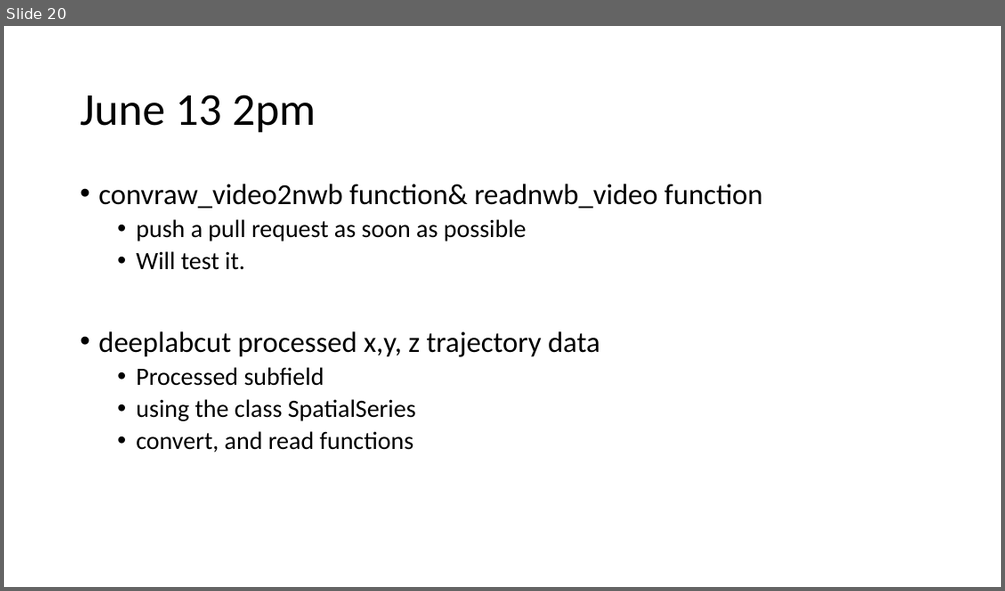
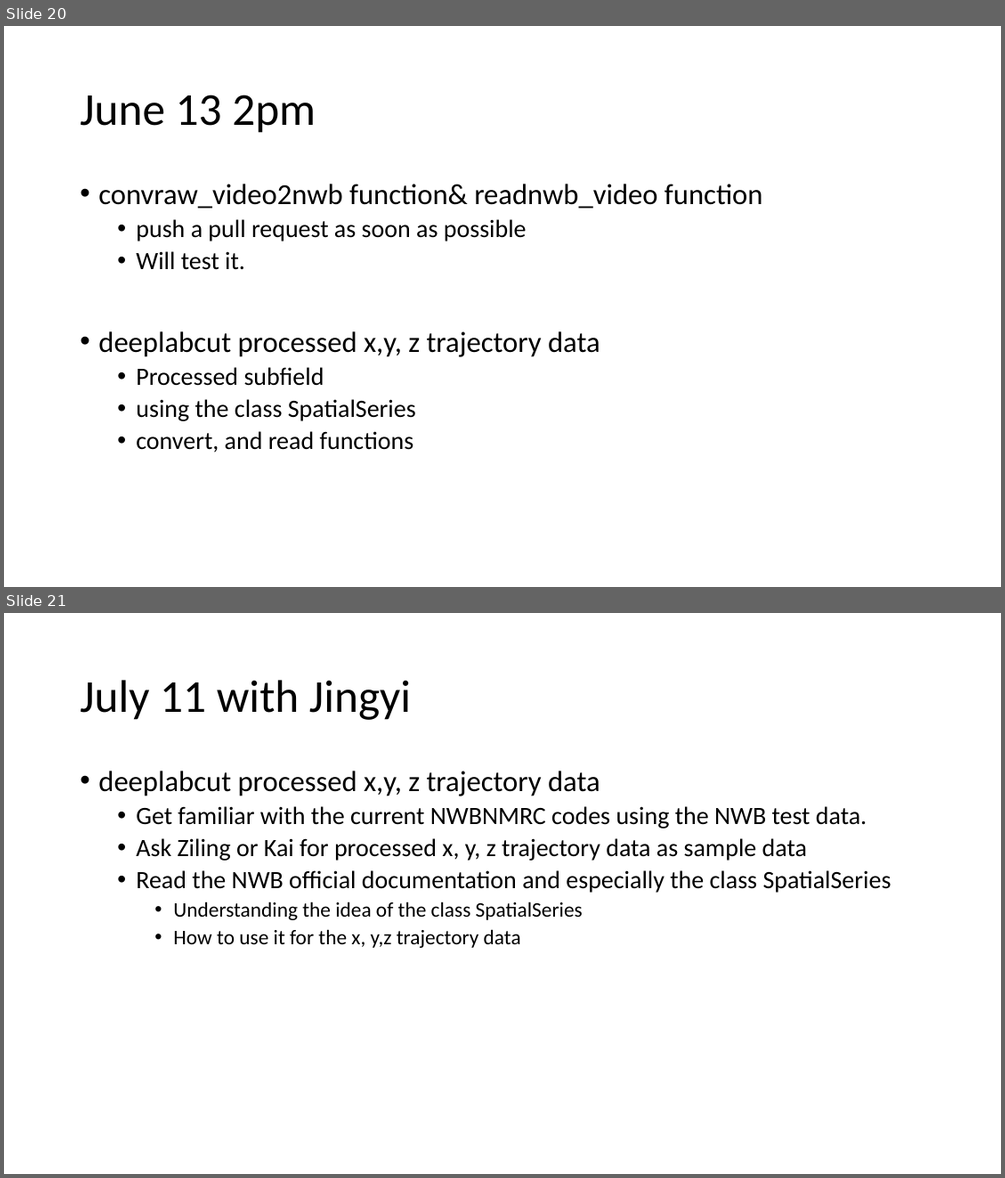
Before and after one commit to yangll0620/NMRCNWBStandardization, a slide deck: NWBUnderstanding.pptx. Shown one above the other, each under a label of ours: slide 20 before the commit, slides 20 and 21 after it. The pictures are 1005x591 and 1005x1178 pixels, drawn with LibreOffice and Linux fonts; fonts in the diff are those of the drawing. Boxes give left, top, right and bottom in pixels: in the first picture for what was removed or moved away, otherwise in the second. Text is boxed around its words. In the diff, an @@ line names an element or a change of style, - is before the commit and + after.

Commit message:
first discussion with Jingyi

```diff
--- a/NWBUnderstanding.pptx
+++ b/NWBUnderstanding.pptx
@@ slide 21 added at (x1=4, y1=613, x2=1001, y2=1174), background #FFFFFF @@
@@ title added at (x1=80, y1=680, x2=411, y2=720), 44 pt, text #000000 @@
+July 11 with Jingyi
@@ text added at (x1=98, y1=771, x2=891, y2=948), 24 pt, text #000000 @@
+• deeplabcut processed x,y, z trajectory data
+  • Get familiar with the current NWBNMRC codes using the NWB test data.
+  • Ask Ziling or Kai for processed x, y, z trajectory data as sample data
+  • Read the NWB official documentation and especially the class SpatialSeries
+    • Understanding the idea of the class SpatialSeries
+    • How to use it for the x, y,z trajectory data
```
